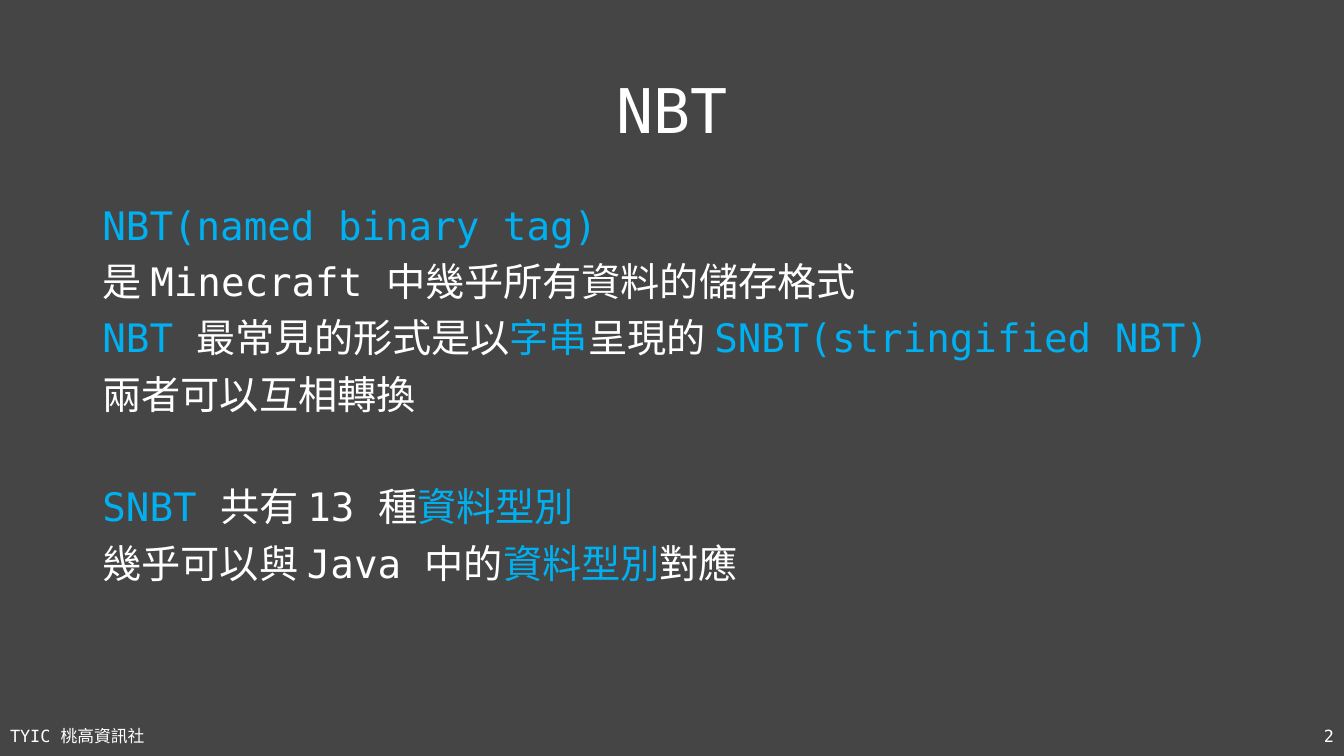
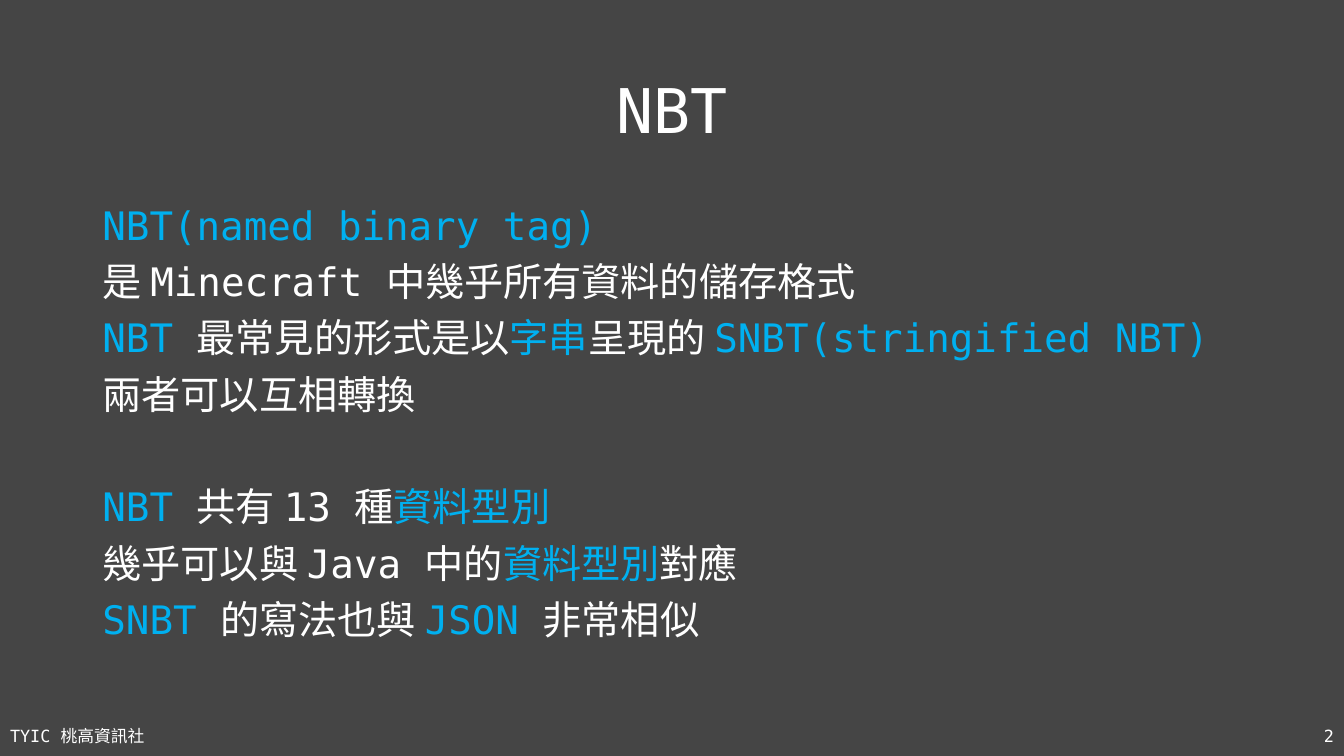
Before and after one commit to TYSHIC/slides, a slide deck: slide 2 of ppt/54_Java 專案：NBT.pptx. Drawn at 1344x756 pixels with LibreOffice and Linux fonts; fonts in the diff are those of the drawing. Boxes give left, top, right and bottom in pixels: in the first picture for what was removed or moved away, otherwise in the second. Text is boxed around its words. In the diff, an @@ line names an element or a change of style, - is before the commit and + after.

```diff
--- a/ppt/54_Java 專案：NBT.pptx
+++ b/ppt/54_Java 專案：NBT.pptx
@@ text at (102,488,551,524): text changed @@
-SNBT 共有 13 種資料型別
+NBT 共有 13 種資料型別
@@ text at (102,601,700,638): paragraph added @@
+SNBT 的寫法也與 JSON 非常相似
```
Also in this commit, not shown: 4 other slides changed, 3 slides added, 7 other files.
